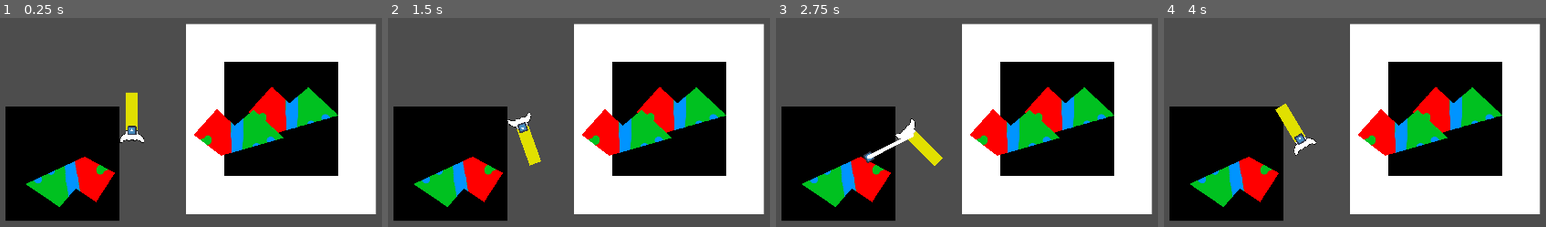
Above: before the commit, frames 1-4 (left to right).
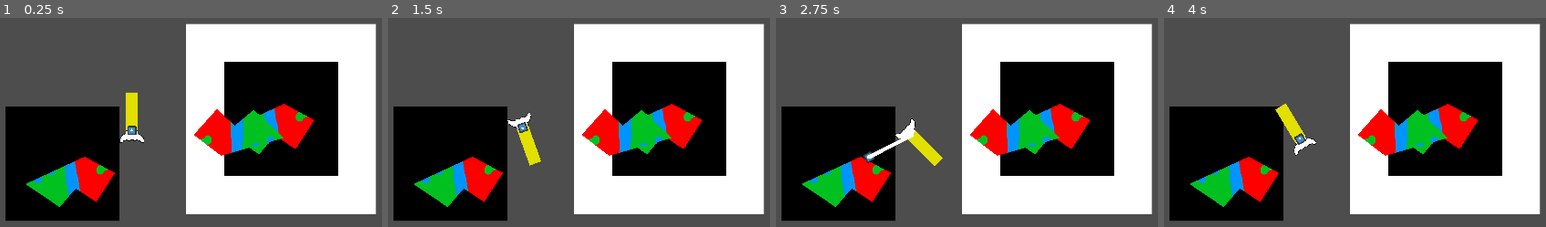
Above: after the commit, the same moments.

Repository: CWmain/SpaceJunkGame
Game: Godot game, scene res://Objects/Test_Scene.tscn
The game is run twice, just before and just after one commit, with the same random seed, the same clock (stepped at 60 frames per second) and the same inputs. The engine's default icon, where the game draws it, is replaced by a stand-in: a white triangle on a blue panel in a dark square.
Inputs (mouse positions are in pixels of both pictures, inside the frame that each line leads up to):
- Up to frame 1 (0.25 s): no input
- Up to frame 2 (1.5 s): tap Enter at 0.5 s; move the mouse to (720, 145) at 0.52 s; hold D (TurnRight) from 0.53 s (still down); click (720, 145) at 0.6 s; tap W (Accelerate) at 0.77 s; move the mouse to (414, 187) at 1.27 s; tap S (Stop) at 1.35 s
- Up to frame 3 (2.75 s): tap W (Accelerate) at 1.52 s; move the mouse to (1020, 76) at 2.02 s; release D (TurnRight) at 2.03 s; hold A (TurnLeft) from 2.03 s (still down); tap T (Tether) at 2.1 s
- Up to frame 4 (4 s): move the mouse to (outside the picture) at 2.77 s; release A (TurnLeft) at 2.78 s; hold D (TurnRight) from 2.78 s (still down); click (outside the picture) at 2.85 s; tap W (Accelerate) at 3.02, 3.77 s; move the mouse to (outside the picture) at 3.52 s; hold S (Stop) from 3.53 s (still down)

The runs differ from the first frame. In frame 1, 3.0% of the frame differs, in the area x 65-89%, y 32-66%; in frame 2, 3.0%; in frame 3, 3.0%; in frame 4, 3.0%.

Commit message:
Refactored to reparent instead of creating and deleteing, but no noticable performance increase

Diff:
--- a/Objects/collection/collection.gd
+++ b/Objects/collection/collection.gd
@@ -20,11 +20,10 @@
 func collectAsteroid() -> void:
 	var toCollect : Array[Node2D] = collection_hit_box.get_overlapping_bodies()
 	for ast in toCollect:
-		var toCopy: Polygon2D = ast.visual
-		var vis : Polygon2D = ast.visual.duplicate()
+		var visualPoly: Polygon2D = ast.visual
 
-		sub_viewport.add_child(vis)
-		vis.position = Vector2(150,150)
+		visualPoly.reparent(sub_viewport)
+		visualPoly.position = Vector2(150,150)
 
 		await RenderingServer.frame_post_draw
 		print("Attempting to make image")
@@ -47,7 +46,8 @@
 			print(key, ": ", asteroidMakeUp[key])
 
 		var screenshot = ImageTexture.create_from_image(myImage)
-		vis.queue_free()
+		visualPoly.reparent(ast)
+		visualPoly.position = Vector2(0,0)
 		text_screen_shot.texture = screenshot
 
 
